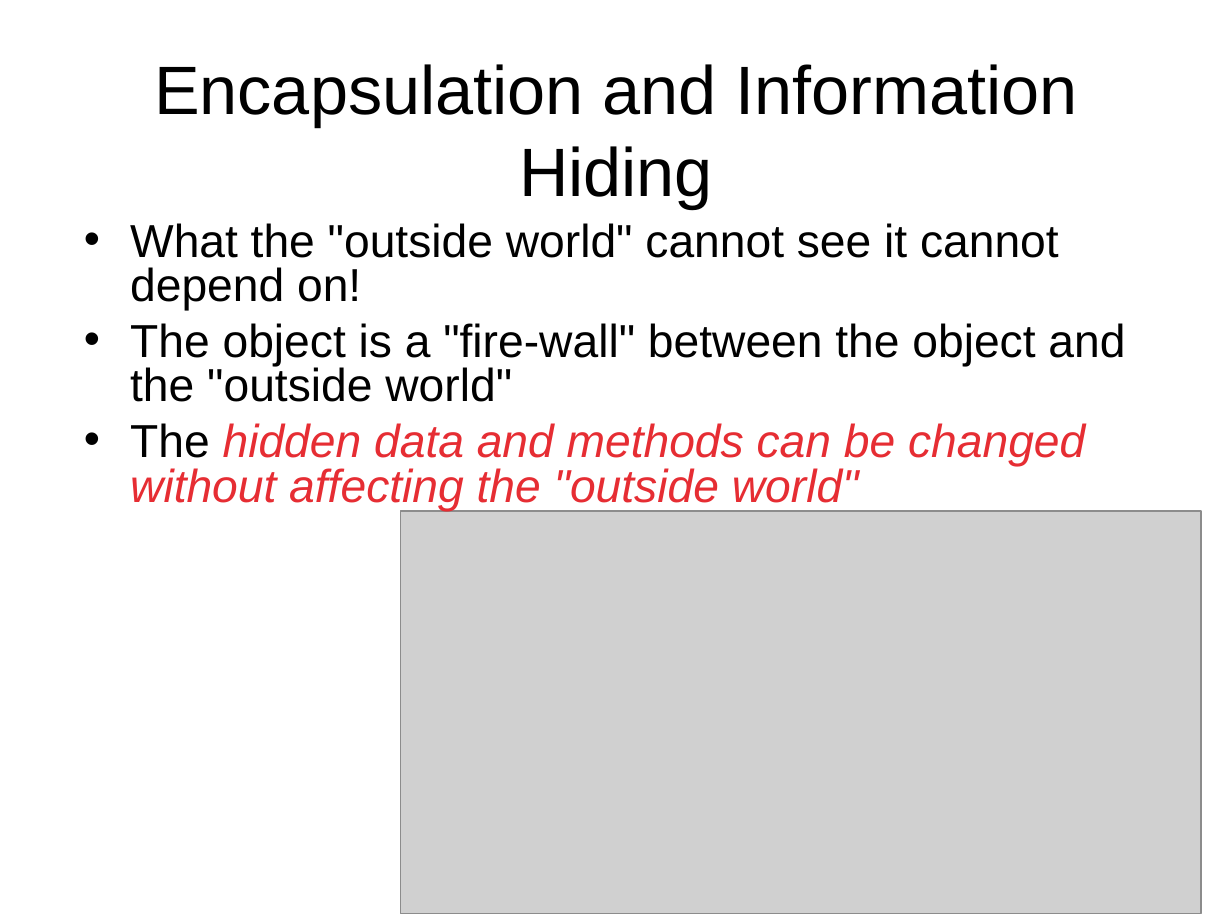
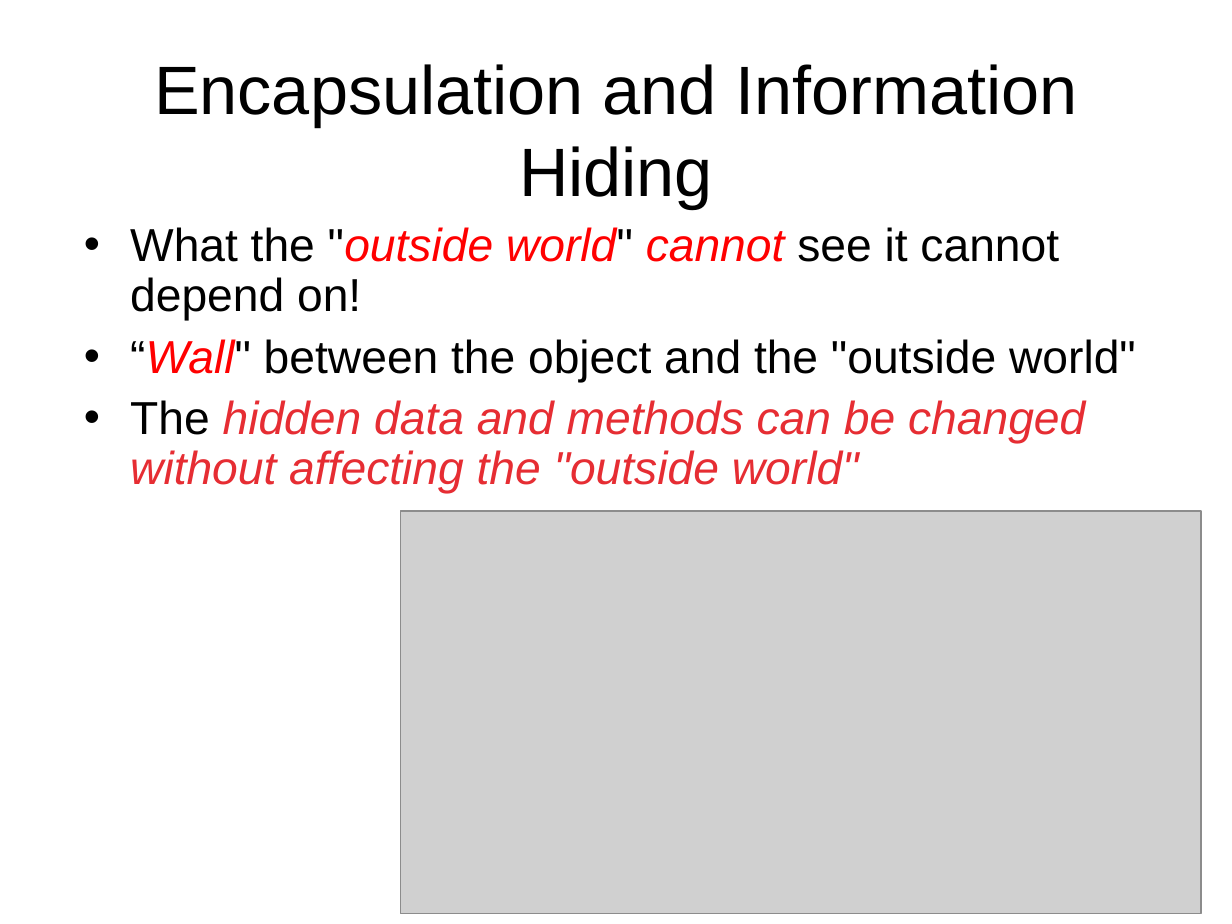
Before and after one commit to octaviordz/zjnu2017.github.io, a slide deck: slide 15 of OOP/lectures/020--Java.Basics.ppt. Drawn at 1232x924 pixels with LibreOffice and Linux fonts; fonts in the diff are those of the drawing; grey boxes stand for pictures. Boxes give left, top, right and bottom in pixels: in the first picture for what was removed or moved away, otherwise in the second. Text is boxed around its words. In the diff, an @@ line names an element or a change of style, - is before the commit and + after.

```diff
--- a/OOP/lectures/020--Java.Basics.ppt
+++ b/OOP/lectures/020--Java.Basics.ppt
@@ text at box(130, 227, 1085, 494): text colour #000000 to #FF0000, italic on in ""outside world" cannot"; line spacing 0.8 to 0.9 @@
@@ text at box(130, 339, 1136, 382): text changed @@
-• The object is a "fire-wall" between the object and the "outside world"
+• “Wall" between the object and the "outside world"
```
Also in this commit, not shown: 18 other slides changed, 4 slides added, 5 other files.
